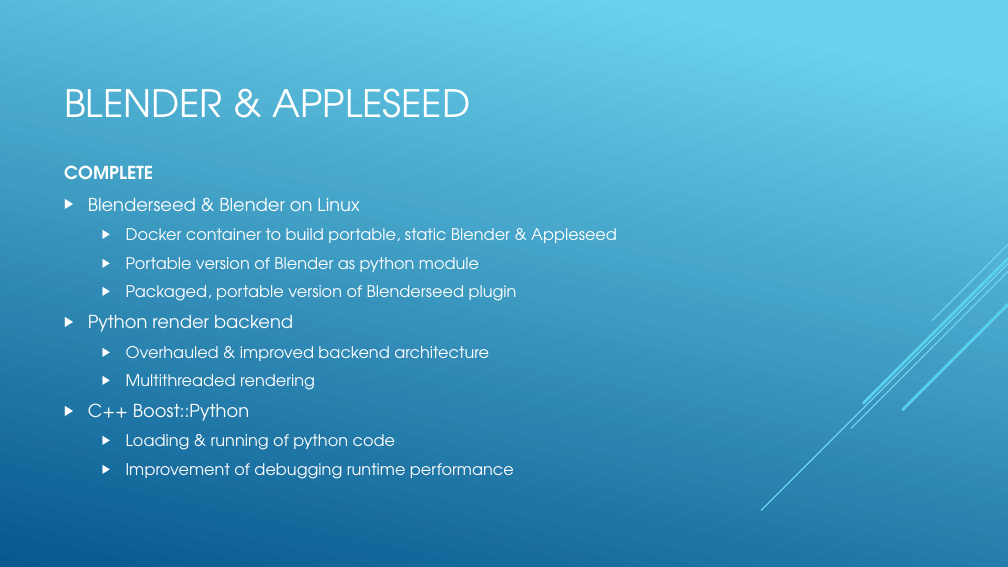
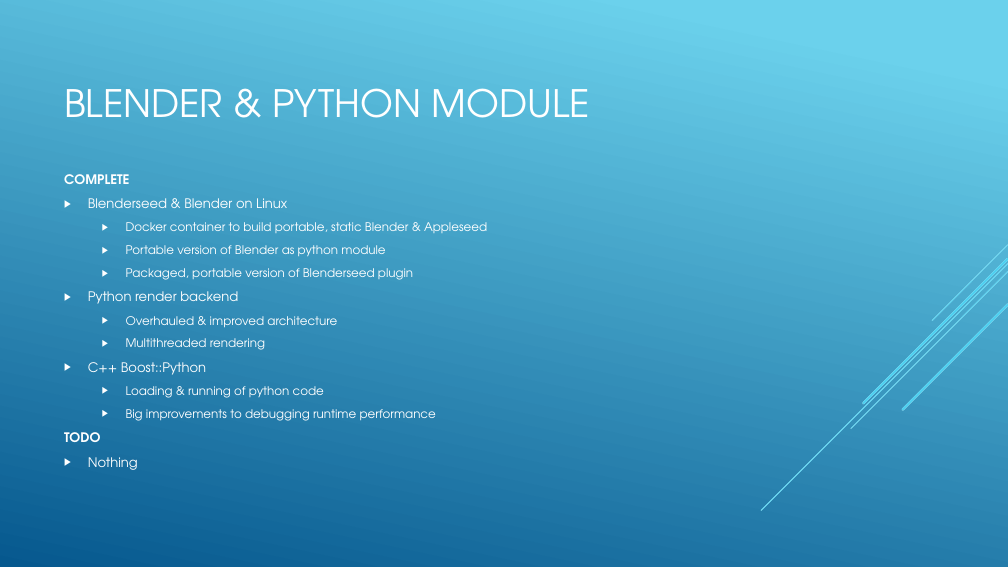
Before and after one commit to dralois/PR-Rendering, a slide deck: slide 1 of doc/Status.pptx. Drawn at 1008x567 pixels with LibreOffice and Linux fonts; fonts in the diff are those of the drawing. Boxes give left, top, right and bottom in pixels: in the first picture for what was removed or moved away, otherwise in the second. Text is boxed around its words. In the diff, an @@ line names an element or a change of style, - is before the commit and + after.

Commit message:
Added texture system & converter & shaders
- Changed renderfile shader format (for textures)
- Added texture manager & texture system to shader translator
- Added closure shaders (effect, diffuse) & texture shader
- Updated shader compiler to not compile every time
- Added texture converter tool
- Added glTF mesh loading (untested)
- Updated various classes accordingly
- Updated renderfile documentation accordingly
- Updated status presentation

```diff
--- a/doc/Status.pptx
+++ b/doc/Status.pptx
@@ title at [64, 88, 590, 118]: text changed @@
-BLENDER & APPLESEED
+BLENDER & PYTHON MODULE
@@ text at [64, 174, 487, 398]: size 17 to 12.5 pt in "COMPLETE", "Blenderseed & Blender on Linux", "Python render backend", "C++ Boost::Python"; size 15.3 to 11.2 pt in "Docker container to build portable, static Blender ...", "Portable version of Blender as python module", "Packaged, portable version of Blenderseed plugin", "Multithreaded rendering" and 1 more places @@
@@ text at [126, 316, 337, 328]: text changed; size 15.3 to 11.2 pt @@
-  ▶ Overhauled & improved backend architecture
+  ▶ Overhauled & improved architecture
@@ text at [64, 409, 436, 470]: text changed; size 15.3 to 11.2 pt @@
-  ▶ Improvement of debugging runtime performance
+  ▶ Big improvements to debugging runtime performance
+TODO
+▶ Nothing
```
Also in this commit, not shown: 1 other slide changed, 20 other files.
